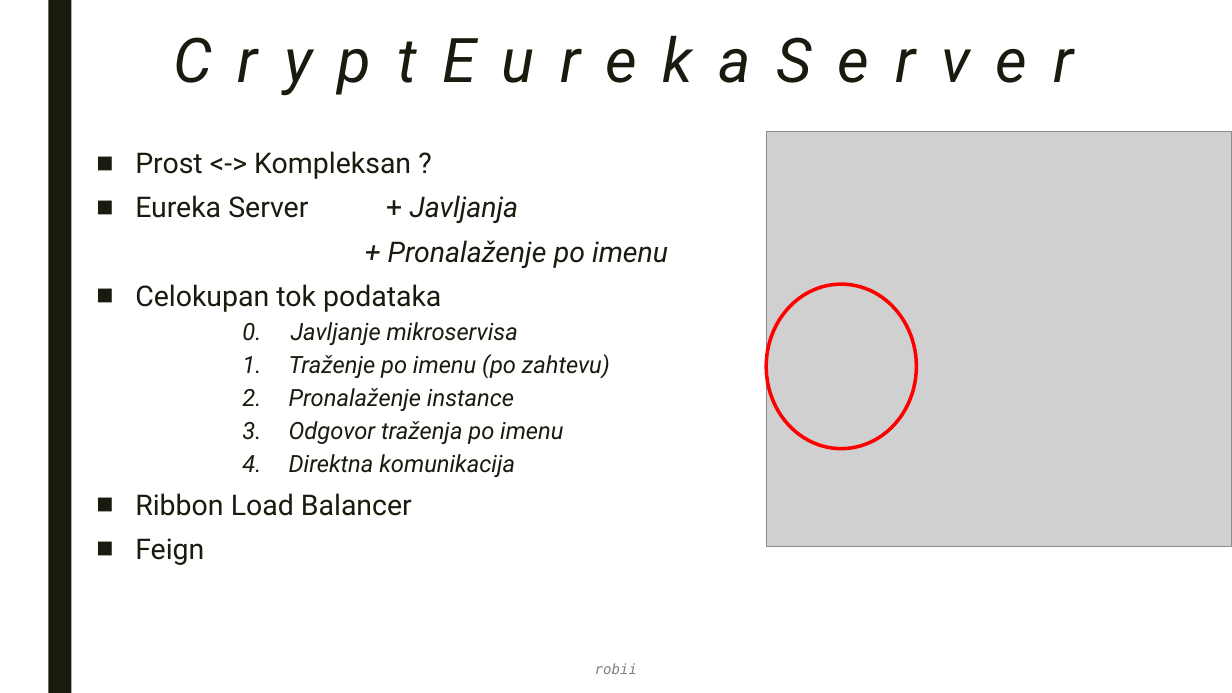
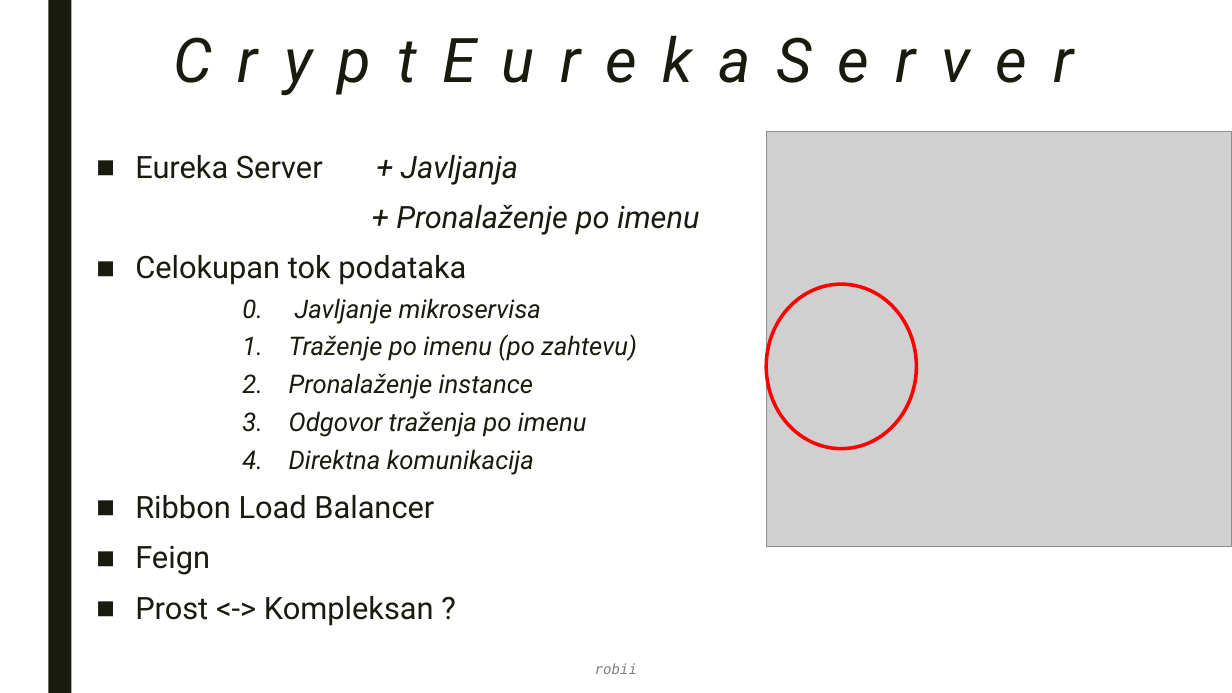
Before and after one commit to r081k45480/CryptOpher, a slide deck: slide 11 of diplomski_v1.1.pptx (slide 12 before the commit). Drawn at 1232x693 pixels with LibreOffice and Linux fonts; fonts in the diff are those of the drawing; grey boxes stand for pictures. Boxes give left, top, right and bottom in pixels: in the first picture for what was removed or moved away, otherwise in the second. Text is boxed around its words. In the diff, an @@ line names an element or a change of style, - is before the commit and + after.

```diff
--- a/diplomski_v1.1.pptx
+++ b/diplomski_v1.1.pptx
@@ text at (135,151,411,179): paragraph removed @@
-■ Prost <-> Kompleksan ?
@@ text at (135,155,699,575): size 22.2 to 24 pt in "Eureka Server + Javljanja", "+ Pronalaženje po imenu", "Celokupan tok podataka", "Ribbon Load Balancer" and 1 more places; italic on in "+"; size 18.5 to 20 pt in "0. Javljanje mikroservisa", "Traženje po imenu (po zahtevu)", "Pronalaženje instance", "Odgovor traženja po imenu" and 1 more places; line spacing 0.84 to 0.94 @@
@@ text at (135,596,434,626): paragraph added @@
+■ Prost <-> Kompleksan ?
```
Also in this commit, not shown: 5 other slides changed.
